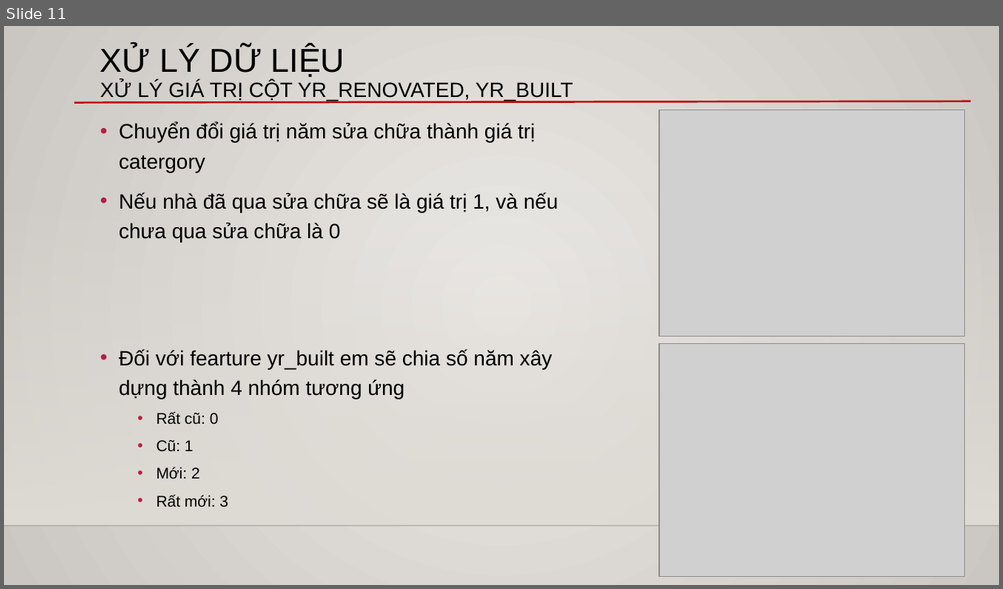
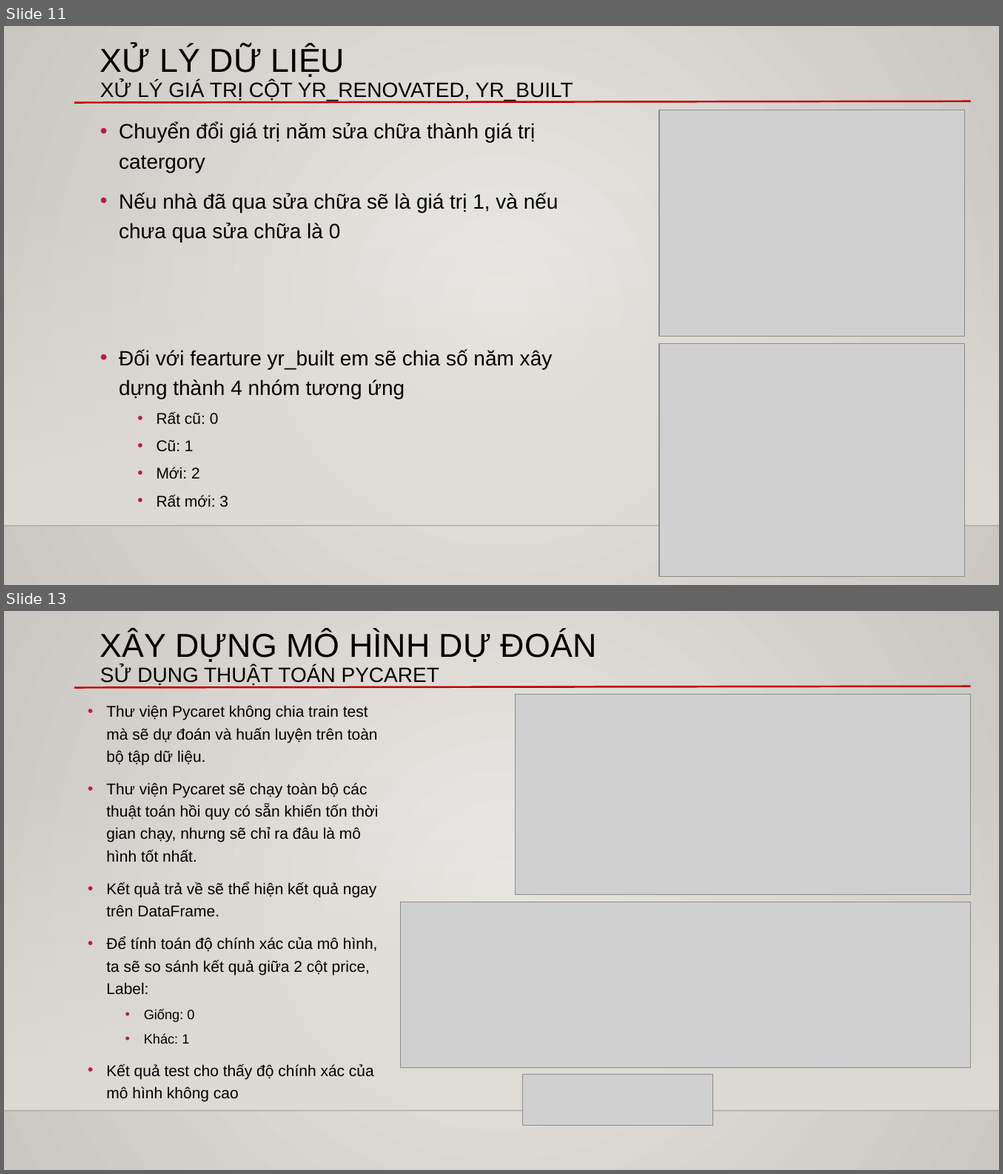
Before and after one commit to DK-Hieu/House_price_prediction, a slide deck: ver_4_kc_house/Mô hình dự đoán giá nhà.pptx. Shown one above the other, each under a label of ours: slide 11 before the commit, slides 11 and 13 after it; the slides between them are not shown. The pictures are 1003x589 and 1003x1174 pixels, drawn with LibreOffice and Linux fonts; fonts in the diff are those of the drawing; grey boxes stand for pictures; background and template pictures are left out. Boxes give left, top, right and bottom in pixels: in the first picture for what was removed or moved away, otherwise in the second. Text is boxed around its words. In the diff, an @@ line names an element or a change of style, - is before the commit and + after.

```diff
--- a/ver_4_kc_house/Mô hình dự đoán giá nhà.pptx
+++ b/ver_4_kc_house/Mô hình dự đoán giá nhà.pptx
@@ slide 13 added at bbox=[4, 611, 999, 1170], background gradient #ECEAE7 to #CAC7C1; not listed: 2 template elements that a slide beside it also shows @@
@@ text added at bbox=[100, 631, 596, 686], 20 pt, text #000000 @@
+XÂY DỰNG MÔ HÌNH DỰ ĐOÁN
+SỬ DỤNG THUẬT TOÁN PYCARET
@@ line added from (74, 688) to (970, 686), #C00000 1.75 pt @@
@@ picture added at bbox=[515, 695, 970, 895] @@
@@ text added at bbox=[106, 705, 378, 1102], 15 pt, text #000000 @@
+• Thư viện Pycaret không chia train test mà sẽ dự đoán và huấn luyện trên toàn bộ tập dữ liệu.
+• Thư viện Pycaret sẽ chạy toàn bộ các thuật toán hồi quy có sẵn khiến tốn thời gian chạy, nhưng sẽ chỉ ra đâu là mô hình tốt nhất.
+• Kết quả trả về sẽ thể hiện kết quả ngay trên DataFrame.
+• Để tính toán độ chính xác của mô hình, ta sẽ so sánh kết quả giữa 2 cột price, Label:
+  • Giống: 0
+  • Khác: 1
+• Kết quả test cho thấy độ chính xác của mô hình không cao
@@ picture added at bbox=[400, 902, 970, 1068] @@
@@ picture added at bbox=[523, 1075, 713, 1126] @@
```
Also in this commit, not shown: 1 slide changed.
